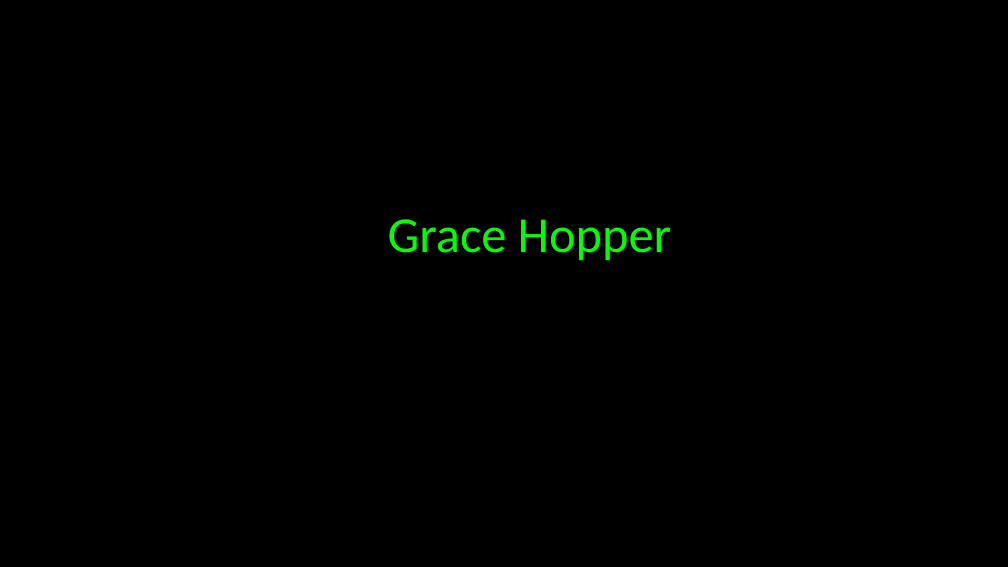
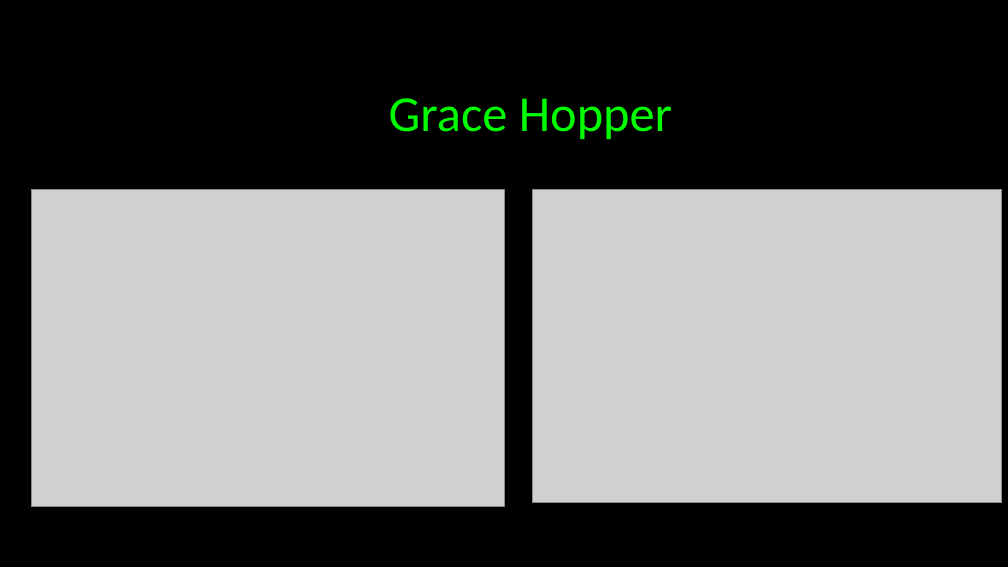
Before and after one commit to JustCodeandChill/Objective-C-presentation, a slide deck: slide 15 of OBJECTIVE-C.pptx. Drawn at 1008x567 pixels with LibreOffice and Linux fonts; fonts in the diff are those of the drawing; grey boxes stand for pictures. Boxes give left, top, right and bottom in pixels: in the first picture for what was removed or moved away, otherwise in the second. Text is boxed around its words. In the diff, an @@ line names an element or a change of style, - is before the commit and + after.

Commit message:
Final draft

```diff
--- a/OBJECTIVE-C.pptx
+++ b/OBJECTIVE-C.pptx
@@ text "Grace Hopper": place and size @@
-text "Grace Hopper" at box(388, 219, 671, 260)
+text "Grace Hopper" at box(389, 98, 672, 139)
@@ picture added at box(32, 189, 504, 507) @@
@@ picture added at box(532, 189, 1002, 503) @@
```
Also in this commit, not shown: 3 other slides changed, 16 slides added.
